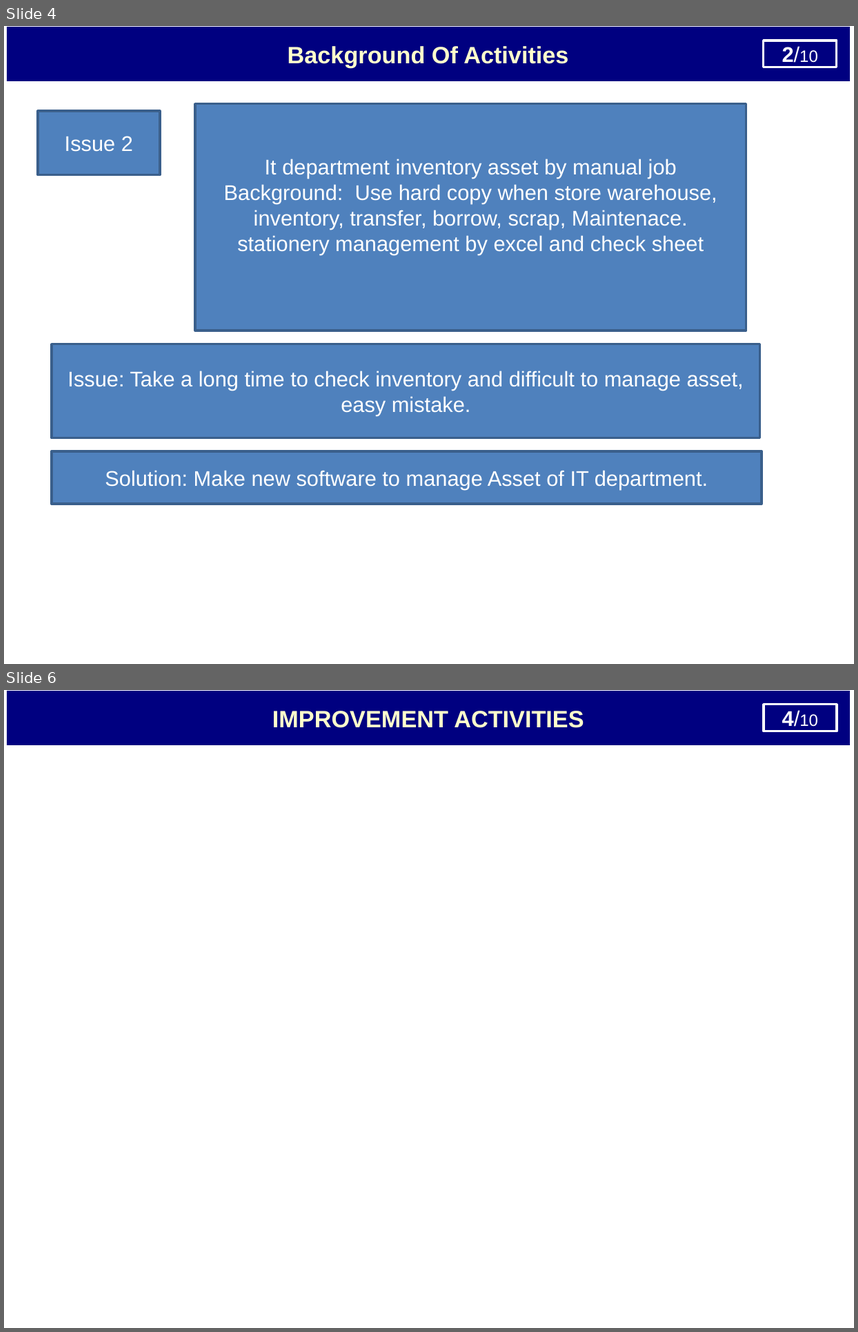
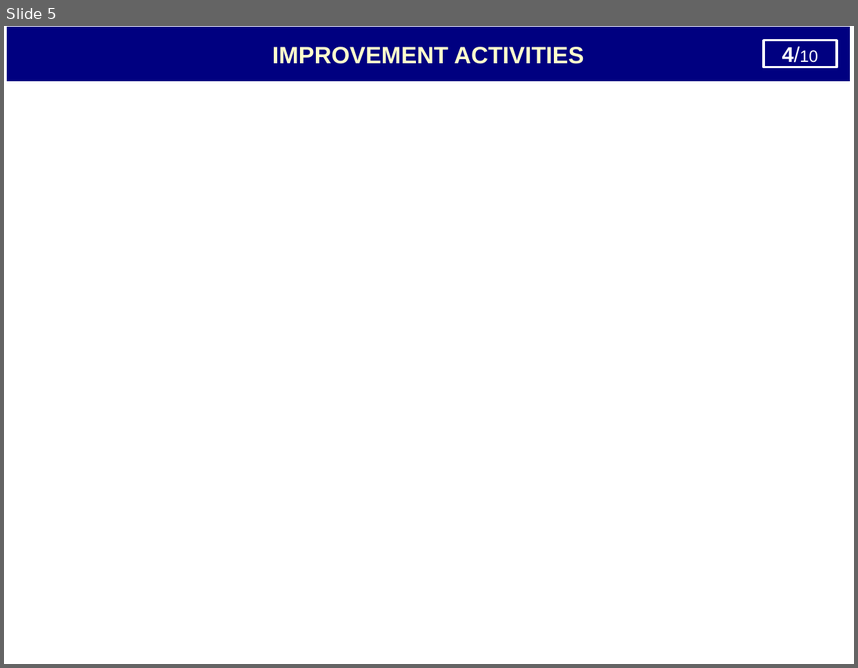
Before and after one commit to thietbicongnghevietnam/ReportPSNV, a slide deck: Report_test.pptx. Shown one above the other, each under a label of ours: slides 4 and 6 before the commit, slide 5 after it; the slides between them are not shown. The pictures are 858x1332 and 858x668 pixels, drawn with LibreOffice and Linux fonts; fonts in the diff are those of the drawing. Boxes give left, top, right and bottom in pixels: in the first picture for what was removed or moved away, otherwise in the second. Text is boxed around its words. In the diff, an @@ line names an element or a change of style, - is before the commit and + after.

```diff
--- a/Report_test.pptx
+++ b/Report_test.pptx
@@ slide 4 removed at (4,26,854,664), background #FFFFFF @@
@@ rectangle removed at (7,27,850,81) @@
-Background Of Activities
@@ rectangle removed at (764,40,837,67) @@
-2/10
@@ freeform shape removed at (802,30,851,58) @@
-2/10
@@ rectangle removed at (195,103,746,330) @@
-It department inventory asset by manual job
-Background: Use hard copy when store warehouse, inventory, transfer, borrow, scrap, Maintenace.
-stationery management by excel and check sheet
@@ rectangle removed at (38,111,161,175) @@
-Issue 2
@@ rectangle removed at (52,344,760,437) @@
-Issue: Take a long time to check inventory and difficult to manage asset, easy mistake.
@@ text removed at (755,348,805,360) @@
-Analysis
@@ rectangle removed at (52,451,762,503) @@
-Solution: Make new software to manage Asset of IT department.
@@ what was slide 6 is now slide 5 @@
```
Also in this commit, not shown: 3 slides changed, 1 slide added, 1 other slide removed.
